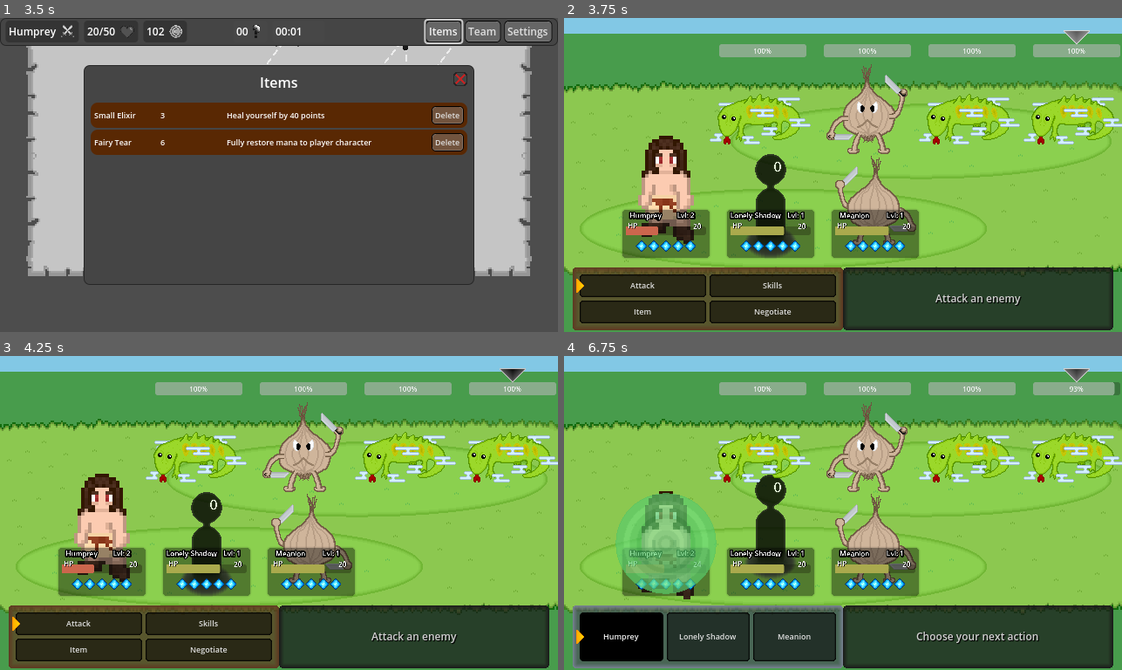
Above: before the commit, frames 1-4 (two rows, left to right).
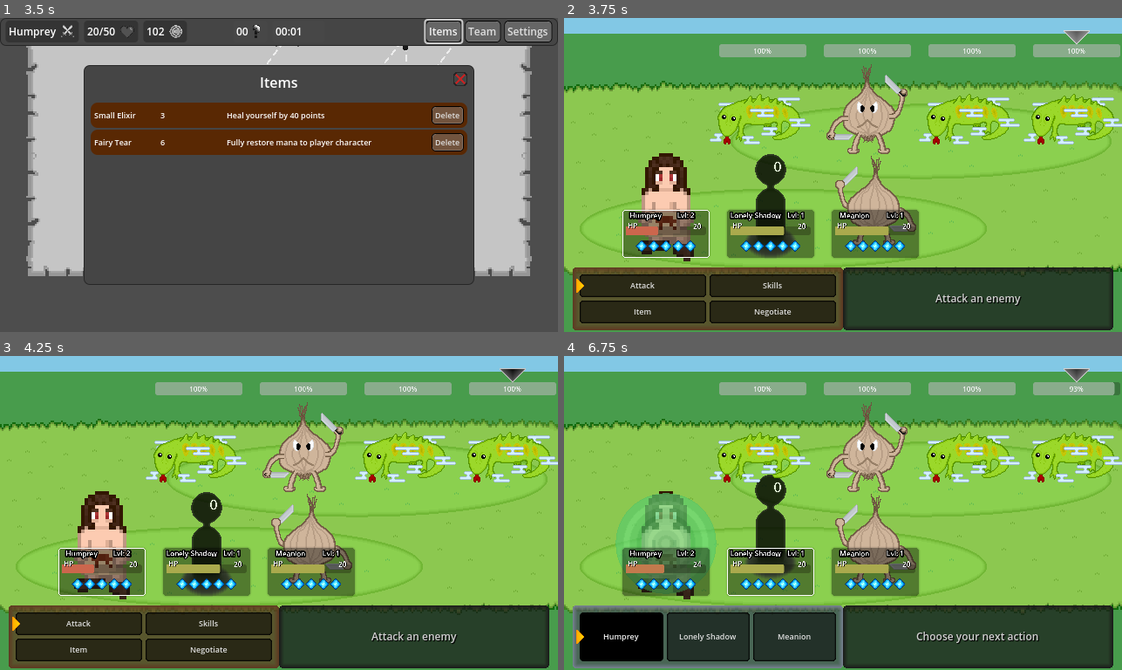
Above: after the commit, the same moments.

Repository: Willi-bot/GameProject
Game: Godot game, scene res://RootScene.tscn
The game is run twice, just before and just after one commit, with the same random seed, the same clock (stepped at 60 frames per second) and the same inputs.
Inputs (mouse positions are in pixels of both pictures, inside the frame that each line leads up to):
- Up to frame 1 (3.5 s): click "New Game" at 0.5 s; click "Items" at 1.25 s; click "Team" at 2 s; click "Settings" at 2.75 s
- Up to frame 2 (3.75 s): tap Enter (Confirm) at 3.5 s; drag from (787, 187) to (971, 187) at 3.52 s
- Up to frame 3 (4.25 s): no input
- Up to frame 4 (6.75 s): click "Attack" at 4.25 s; click "Skills" at 5 s; click "Heal" at 5.75 s; click "Humprey" at 6.5 s

Frame 1 is identical in both runs. In frame 2, 2.3% of the frame differs, in the area x 10-27%, y 37-78%; in frame 3, 2.3%; in frame 4, 2.1%.

Commit message:
Add function to show which entity is casting and which player entity is active

Diff:
--- a/gameproject/assets/asset.gd
+++ b/gameproject/assets/asset.gd
@@ -16,7 +16,7 @@
 	push_error("This method must be implemented in a subclass")
 
 func execute(entity: BaseEntity) -> void:
-	push_error("This method must be implemented in a subclass")
+	Global.bm.current_turn.set_casting()
 
 
 func serialize() -> Dictionary:
--- a/gameproject/assets/item.gd
+++ b/gameproject/assets/item.gd
@@ -9,7 +9,7 @@
 	type = Asset.Type.ITEM
 
 func execute(entity: BaseEntity) -> void:
-	push_error("This method must be implemented in a subclass")
+	super(entity)
 
 
 func serialize() -> Dictionary:
--- a/gameproject/assets/items/FairyTear.gd
+++ b/gameproject/assets/items/FairyTear.gd
@@ -9,6 +9,8 @@
 
 
 func execute(entity: BaseEntity):
+	super(entity)
+
 	Global._update_item_count(self)
 	entity.current_mp = entity.max_mp
 	entity.mp_changed.emit()
--- a/gameproject/assets/items/SmallElixir.gd
+++ b/gameproject/assets/items/SmallElixir.gd
@@ -9,6 +9,8 @@
 
 
 func execute(entity: BaseEntity):
+	super(entity)
+
 	Global._update_item_count(self)
 	entity.heal(40)
 	turn_ended.emit()
--- a/gameproject/assets/skill.gd
+++ b/gameproject/assets/skill.gd
@@ -12,4 +12,4 @@
 	type = Asset.Type.SKILL
 
 func execute(entity: BaseEntity) -> void:
-	push_error("This method must be implemented in a subclass")
+	super(entity)
--- a/gameproject/assets/skills/Fireball.gd
+++ b/gameproject/assets/skills/Fireball.gd
@@ -12,6 +12,8 @@
 
 
 func execute(entity: BaseEntity) -> void:
+	super(entity)
+
 	entity.use_mp(mp_cost)
 	target = Global.bm.selected_target
 	var damage = entity.intelligence / 10
--- a/gameproject/assets/skills/Heal.gd
+++ b/gameproject/assets/skills/Heal.gd
@@ -10,12 +10,14 @@
 
 
 func execute(entity: BaseEntity) -> void:
+	super(entity)
+
 	entity.use_mp(mp_cost)
 	target = await Global.bm.get_player_target()
 	var heal_amount = entity.intelligence * 2
 	target.entity.heal(heal_amount)
 	animation_scene = animation.instantiate() as AnimatedSprite2D
-	target.add_child(animation_scene)
+	target.sprite.add_child(animation_scene)
 	animation_scene.play()
 
 	timer = Timer.new()
@@ -26,6 +28,6 @@
 
 
 func timer_timeout() -> void:
-	target.remove_child(animation_scene)
+	target.sprite.remove_child(animation_scene)
 	target.remove_child(timer)
 	turn_ended.emit()
--- a/gameproject/assets/skills/Sweep.gd
+++ b/gameproject/assets/skills/Sweep.gd
@@ -10,6 +10,8 @@
 	mp_cost = 3
 
 func execute(entity: BaseEntity) -> void:
+	super(entity)
+
 	entity.use_mp(mp_cost)
 
 	var all_enemies = Global.bm.enemy_battlers.duplicate()
--- a/gameproject/entities/enemy/enemy.gd
+++ b/gameproject/entities/enemy/enemy.gd
@@ -37,6 +37,11 @@
 
 func set_inactive() -> void:
 	sprite.material.set_shader_parameter("width", 0)
+	sprite.position.y = 0
+
+
+func set_casting() -> void:
+	sprite.position.y += 40
 
 
 func set_shader_color(color) -> void:
--- a/gameproject/entities/player/player.gd
+++ b/gameproject/entities/player/player.gd
@@ -3,6 +3,7 @@
 
 @export var entity: PlayerEntity
 
+@onready var container: PanelContainer = $Container
 @onready var health_bar: ProgressBar = $Container/Info/HealthBar
 @onready var current_health: Label = $Container/Info/HealthBar/CurrentHP
 @onready var entity_name: Label = $Container/Info/TopRow/Name
@@ -14,11 +15,14 @@
 @export var mana_texture: Texture = preload("res://textures/battle/icons/mana_orb.png")
 @export var mana_empty_texture: Texture = preload("res://textures/battle/icons/mana_orb_empty.png")
 
+@onready var style_box: StyleBoxFlat
+@onready var active_box: StyleBoxFlat
+
 func _ready() -> void:
 	entity.health_changed.connect(_update_health_indicator)
 	entity.mp_changed.connect(_update_mana_indicator)
 	entity.level_changed.connect(_update_level_indicator)
-	entity.death.connect(_set_inactive)
+	entity.death.connect(_set_dead)
 
 	_update_level_indicator()
 	_update_health_indicator()
@@ -26,6 +30,10 @@
 	_update_mana_indicator()
 
 	entity_name.text = entity.name
+
+	style_box = container.get_theme_stylebox("panel")
+	active_box = style_box.duplicate()
+	active_box.set_border_width_all(2)
 
 
 func start_turn():
@@ -61,7 +69,7 @@
 			orb.texture = mana_empty_texture
 
 
-func _set_inactive():
+func _set_dead():
 	sprite.self_modulate = Color.BLACK
 
 
@@ -76,8 +84,13 @@
 
 
 func set_active() -> void:
-	sprite.position.y -= 40
+	container.add_theme_stylebox_override("panel", active_box)
 
 
 func set_inactive() -> void:
-	sprite.position.y += 40
+	container.add_theme_stylebox_override("panel", style_box)
+	sprite.position.y = 0
+
+
+func set_casting() -> void:
+	sprite.position.y -= 40
--- a/gameproject/entities/player/player.tscn
+++ b/gameproject/entities/player/player.tscn
@@ -27,6 +27,7 @@
 content_margin_right = 8.0
 content_margin_bottom = 8.0
 bg_color = Color(0, 0, 0, 0.305882)
+border_color = Color(1, 1, 1, 1)
 corner_radius_top_left = 8
 corner_radius_top_right = 8
 corner_radius_bottom_right = 8
Not shown, changed: Sprites/Heal.xcf
